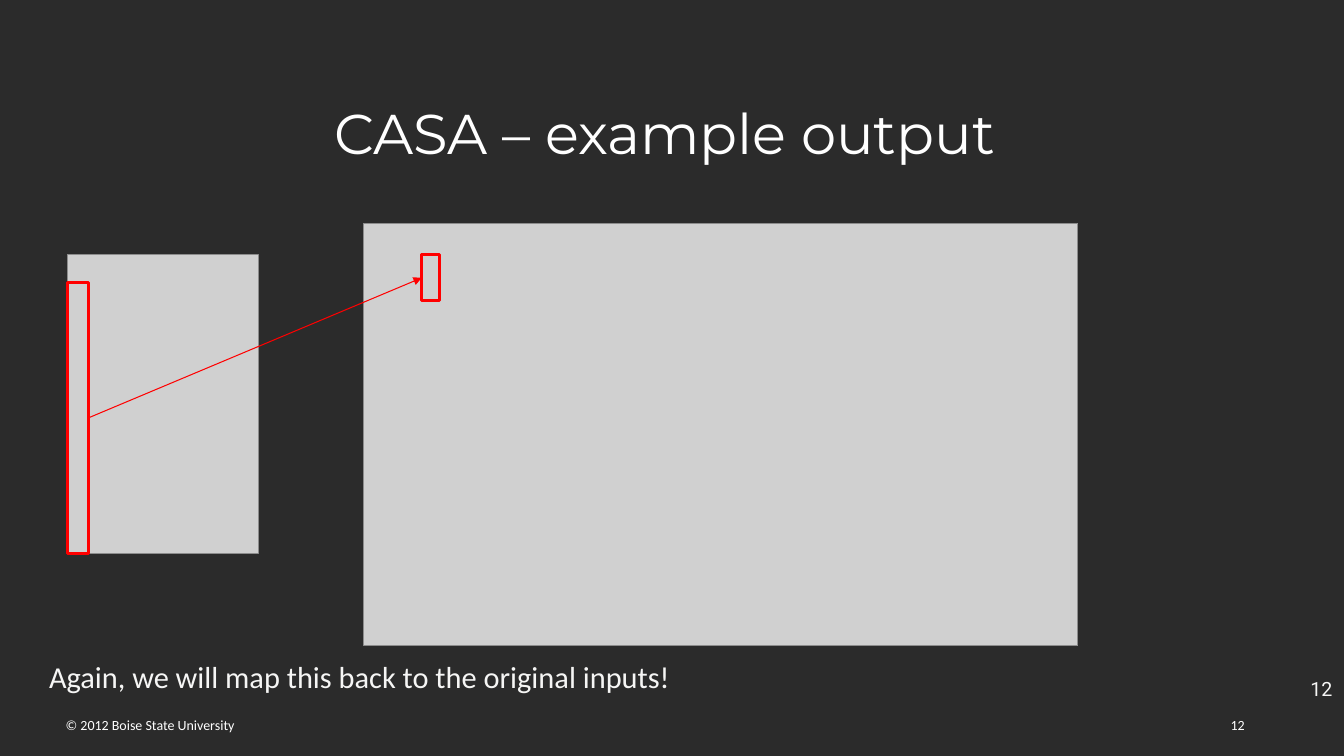
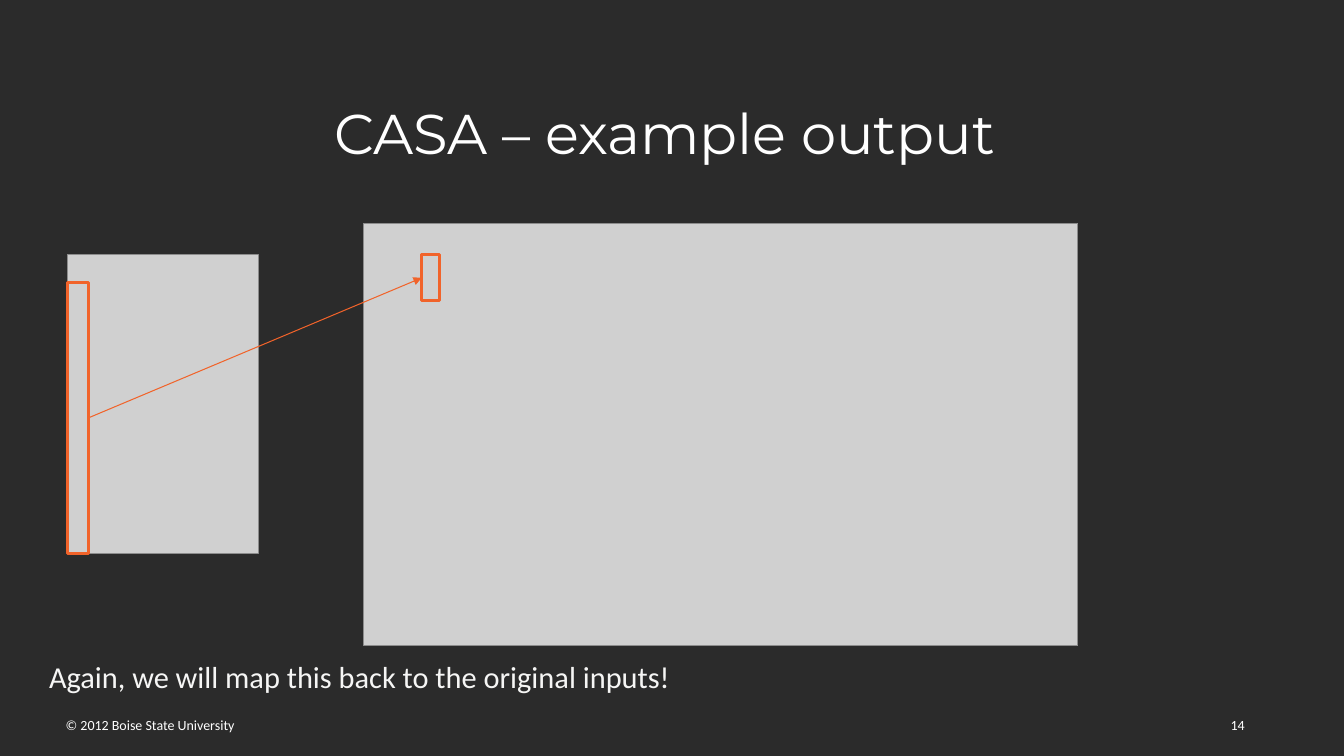
Before and after one commit to Panik-Kontrol/MastersProject, a slide deck: slide 14 of BoiseState_project_proposal.pptx (slide 12 before the commit). Drawn at 1344x756 pixels with LibreOffice and Linux fonts; fonts in the diff are those of the drawing; grey boxes stand for pictures; background and template pictures are left out; a plain dark background stands for a picture behind light text. Boxes give left, top, right and bottom in pixels: in the first picture for what was removed or moved away, otherwise in the second. Text is boxed around its words. In the diff, an @@ line names an element or a change of style, - is before the commit and + after.

```diff
--- a/BoiseState_project_proposal.pptx
+++ b/BoiseState_project_proposal.pptx
@@ rectangle at [421,255,440,301]: outline #FF0000 2 pt to #F1632A 2 pt @@
@@ rectangle at [68,282,89,554]: outline #FF0000 2 pt to #F1632A 2 pt @@
@@ arrow (89, 418) - (421, 278): stroke #FF0000 0.75 pt to #F1632A 0.75 pt @@
@@ page number removed at [1310,682,1332,696] @@
-12
@@ page number at [1231,721,1245,730]: text changed @@
-12
+14
```
Also in this commit, not shown: 12 other slides changed, 3 slides added.
